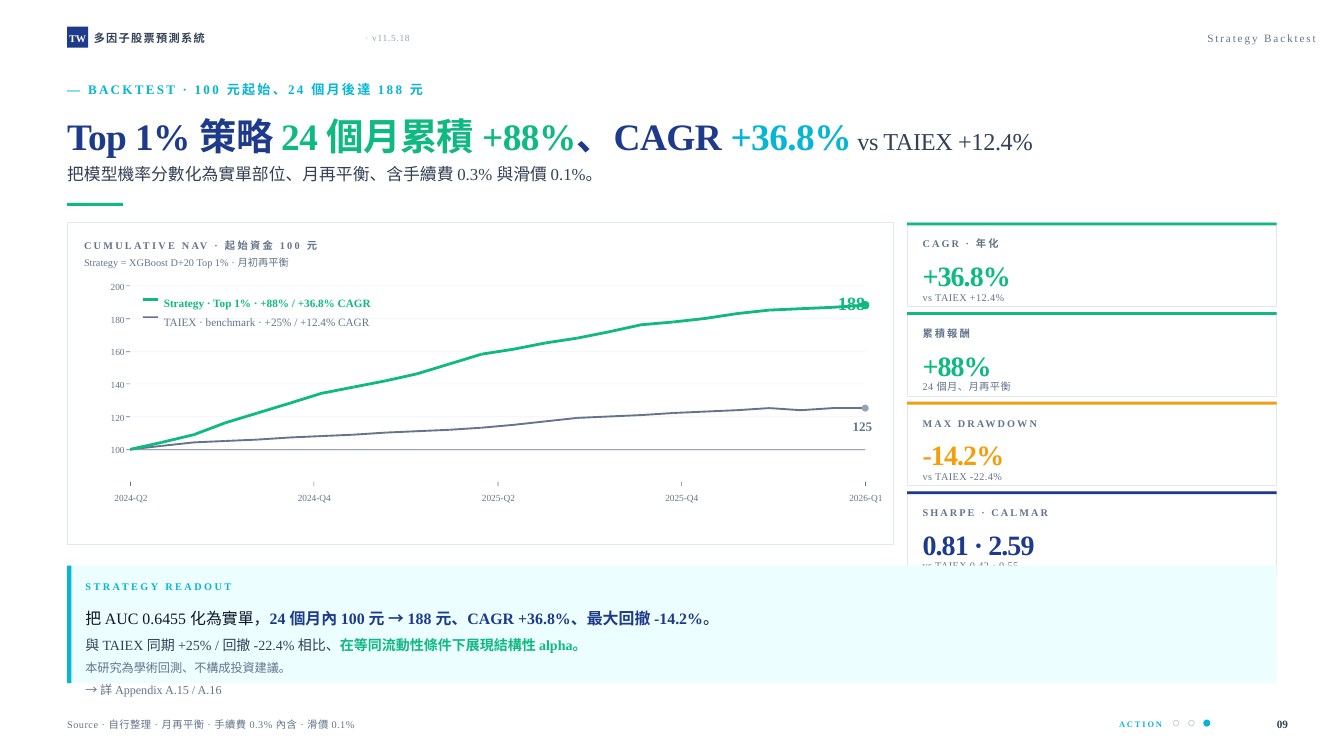
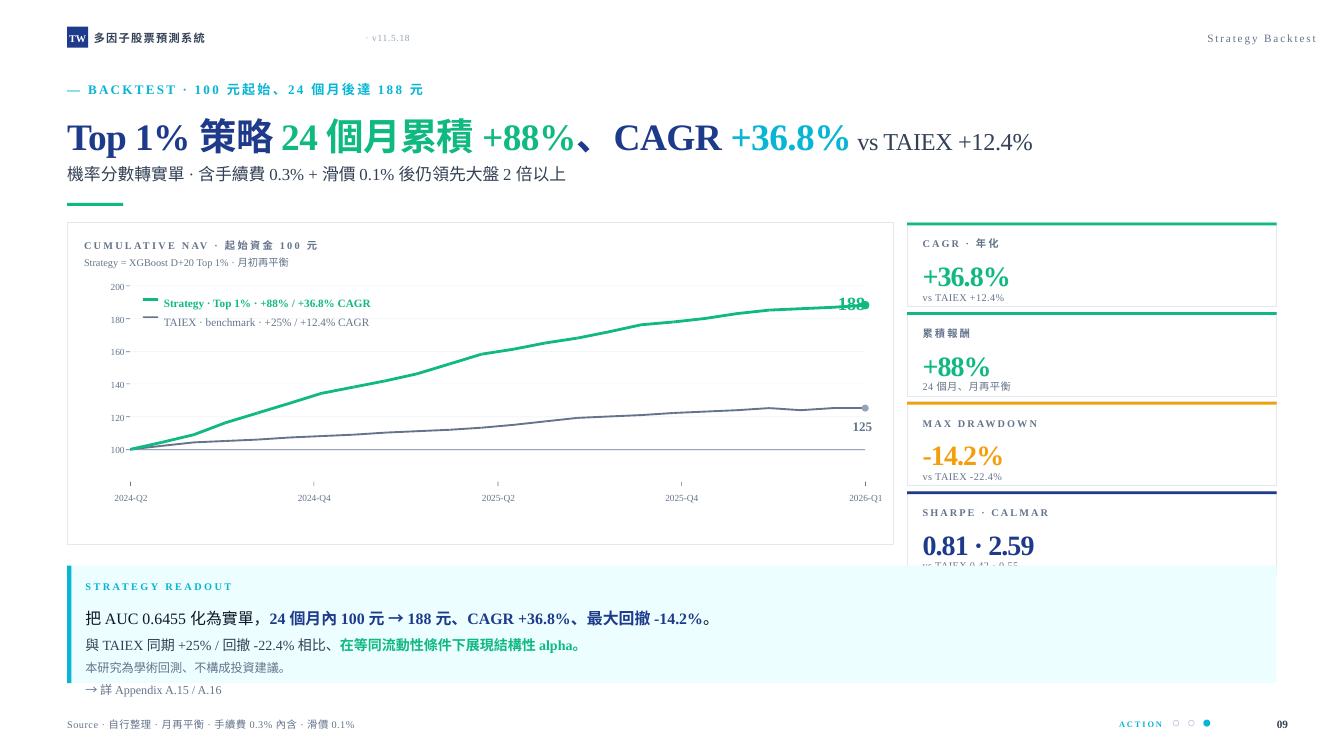
Before and after one commit to andychen050229-cell/taiwan-stock-multifactor, a slide deck: slide 9 of 台股多因子預測系統_v11.5.18_課堂簡報.pptx. Drawn at 1344x756 pixels with LibreOffice and Linux fonts; fonts in the diff are those of the drawing. Boxes give left, top, right and bottom in pixels: in the first picture for what was removed or moved away, otherwise in the second. Text is boxed around its words. In the diff, an @@ line names an element or a change of style, - is before the commit and + after.

```diff
--- a/台股多因子預測系統_v11.5.18_課堂簡報.pptx
+++ b/台股多因子預測系統_v11.5.18_課堂簡報.pptx
@@ text at (67,118,1033,182): text changed @@
-Top 1% 策略 24 個月累積 +88%、CAGR +36.8% vs TAIEX +12.4%
-把模型機率分數化為實單部位、月再平衡、含手續費 0.3% 與滑價 0.1%。
+Top 1% 策略 24 個月累積 +88%、CAGR +36.8% vs TAIEX +12.4%
+機率分數轉實單 · 含手續費 0.3% + 滑價 0.1% 後仍領先大盤 2 倍以上
```
Also in this commit, not shown: 6 other slides changed, 9 other files.
